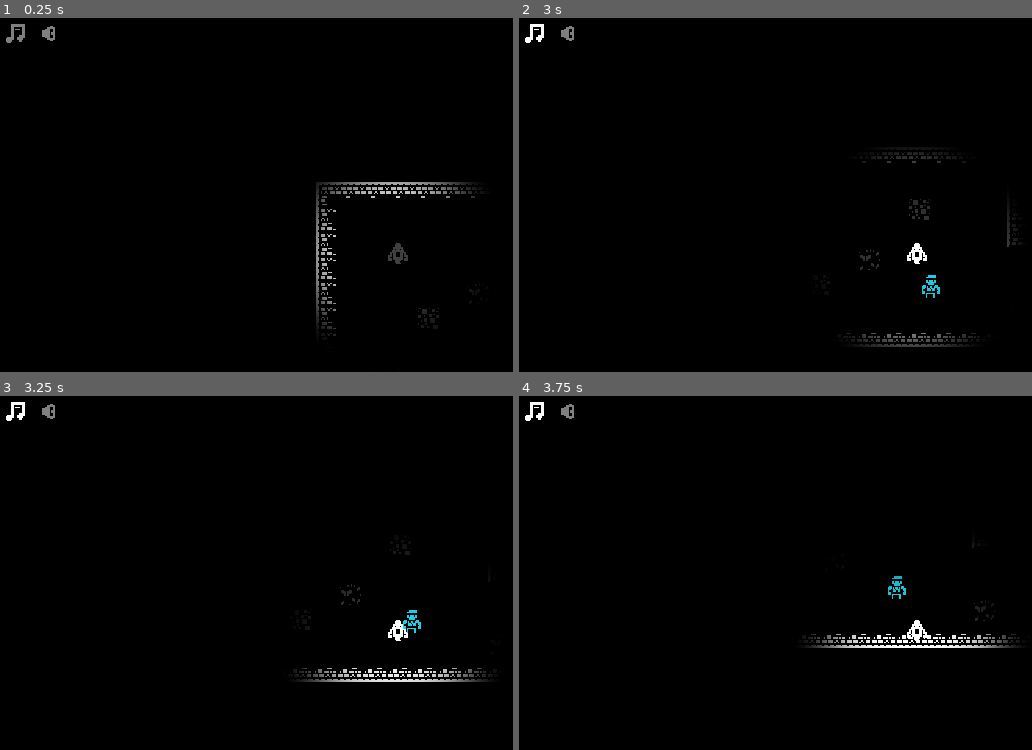
Above: before the commit, frames 1-4 (two rows, left to right).
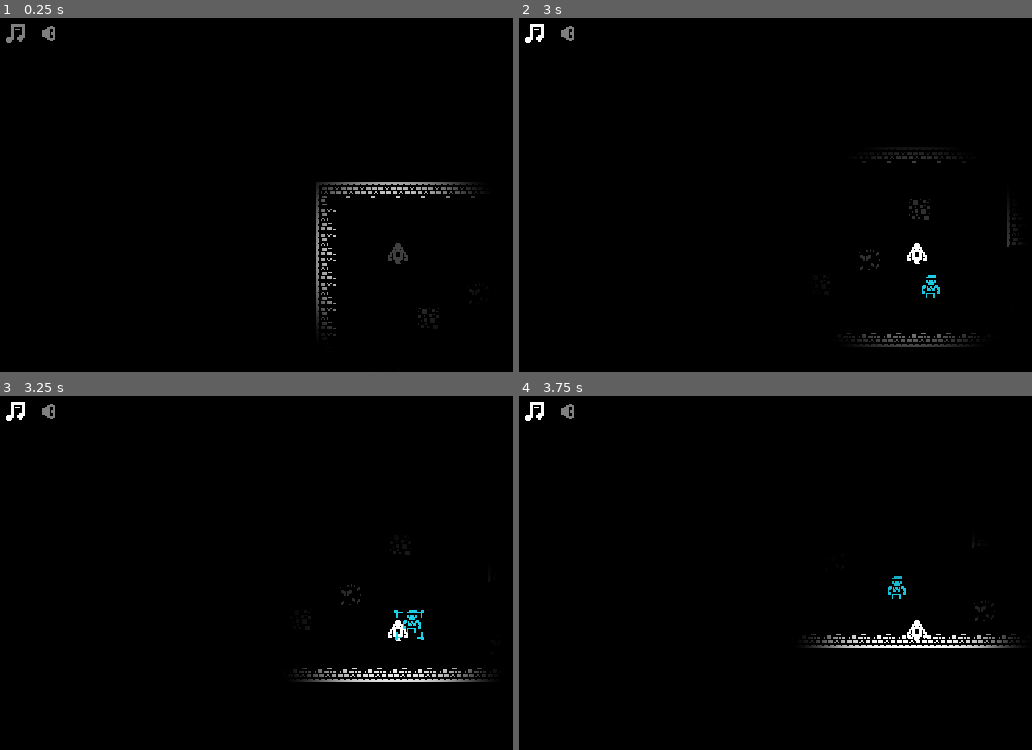
Above: after the commit, the same moments.

Repository: skarnl/miziziz-game-jam-2020
Game: Godot game, scene res://game/game.tscn
Same seed, same stepped clock (60 frames per second), same inputs: the game is played once before the commit and once after it. Sound files missing from this copy of the repository are replaced by a short silence.
Inputs (mouse positions are in pixels of both pictures, inside the frame that each line leads up to):
- Up to frame 1 (0.25 s): no input
- Up to frame 2 (3 s): click (575, 35) at 0.5 s; click (534, 35) at 1.25 s; tap Enter at 2 s; hold Right (ui_right) 2.03-2.78 s; hold E (possess) 2.03-2.78 s; hold Down (ui_down) from 2.78 s (still down); tap Space (attack) at 2.85 s
- Up to frame 3 (3.25 s): keep holding Down (ui_down); tap E (possess) at 3.05 s
- Up to frame 4 (3.75 s): release Down (ui_down) at 3.53 s; hold Right (ui_right) from 3.53 s (still down); hold E (possess) from 3.53 s (still down)

Frames 1-2 are identical in both runs. In frame 3, less than 0.1% of the frame differs, in the area x 76-83%, y 60-69%; in frame 4, nothing differs.

Commit message:
Revert accidental removal of human animations

Diff:
--- a/entities/enemies/human/human.tscn
+++ b/entities/enemies/human/human.tscn
@@ -8,50 +8,55 @@
 
 [sub_resource type="PhysicsMaterial" id=1]
 friction = 3.0
-bounce = 1.0
 
 [sub_resource type="CapsuleShape2D" id=2]
-radius = 6.5203
+radius = 3.58675
 height = 0.0
 
 [sub_resource type="Animation" id=3]
+resource_name = "idle"
+
+[sub_resource type="Animation" id=4]
 length = 0.6
 tracks/0/type = "value"
-tracks/0/path = NodePath("HeadSprite:rotation_degrees")
+tracks/0/path = NodePath("BodySprite:scale")
 tracks/0/interp = 1
 tracks/0/loop_wrap = true
 tracks/0/imported = false
 tracks/0/enabled = true
 tracks/0/keys = {
-"times": PoolRealArray( 0, 0.1, 0.2, 0.3, 0.4, 0.5 ),
-"transitions": PoolRealArray( 1, 1, 1, 1, 1, 1 ),
+"times": PoolRealArray( 0, 0.2, 0.4 ),
+"transitions": PoolRealArray( 1, 1, 1 ),
 "update": 0,
-"values": [ 0.0, -3.1, 3.1, -3.1, 3.1, 0.0 ]
+"values": [ Vector2( 1, 1 ), Vector2( 0.8, 1 ), Vector2( 1, 1 ) ]
 }
 tracks/1/type = "value"
-tracks/1/path = NodePath("BodySprite:rotation_degrees")
+tracks/1/path = NodePath("LeftArmSprite:position")
 tracks/1/interp = 1
 tracks/1/loop_wrap = true
 tracks/1/imported = false
 tracks/1/enabled = true
 tracks/1/keys = {
-"times": PoolRealArray( 0, 0.1, 0.2, 0.3, 0.4 ),
-"transitions": PoolRealArray( 1, 1, 1, 1, 1 ),
+"times": PoolRealArray( 0, 0.2, 0.4 ),
+"transitions": PoolRealArray( 1, 1, 1 ),
 "update": 0,
-"values": [ -2.4, 2.4, -2.4, 2.4, 0.0 ]
+"values": [ Vector2( -4, 0 ), Vector2( -4, 0 ), Vector2( -4, 0 ) ]
 }
 tracks/2/type = "value"
-tracks/2/path = NodePath("LegsSprite:position")
+tracks/2/path = NodePath("RightArmSprite:position")
 tracks/2/interp = 1
 tracks/2/loop_wrap = true
 tracks/2/imported = false
 tracks/2/enabled = true
 tracks/2/keys = {
-"times": PoolRealArray( 0, 0.1, 0.2, 0.3, 0.4 ),
-"transitions": PoolRealArray( 1, 1, 1, 1, 1 ),
+"times": PoolRealArray( 0, 0.2, 0.4 ),
+"transitions": PoolRealArray( 1, 1, 1 ),
 "update": 0,
-"values": [ Vector2( 0, 3 ), Vector2( -1, 2 ), Vector2( 0, 3 ), Vector2( 1, 2 ), Vector2( 0, 3 ) ]
+"values": [ Vector2( 5, 0 ), Vector2( 5, 0 ), Vector2( 5, 0 ) ]
 }
+
+[sub_resource type="CircleShape2D" id=5]
+radius = 19.0
 
 [node name="Human" type="RigidBody2D" groups=[
 "enemies",
@@ -74,6 +79,7 @@
 [node name="AnimationPlayer" type="AnimationPlayer" parent="."]
 autoplay = "idle"
 anims/idle = SubResource( 3 )
+anims/possessed = SubResource( 4 )
 
 [node name="PlayerInteractionArea2D" type="Area2D" parent="."]
 input_pickable = false
@@ -81,6 +87,7 @@
 collision_mask = 4
 
 [node name="CollisionShape2D" type="CollisionShape2D" parent="PlayerInteractionArea2D"]
+shape = SubResource( 5 )
 
 [node name="HeadSprite" type="Sprite" parent="."]
 position = Vector2( 1, -8 )
Not shown: 1 places in entities/enemies/human/human.tscn that only renumber resources
